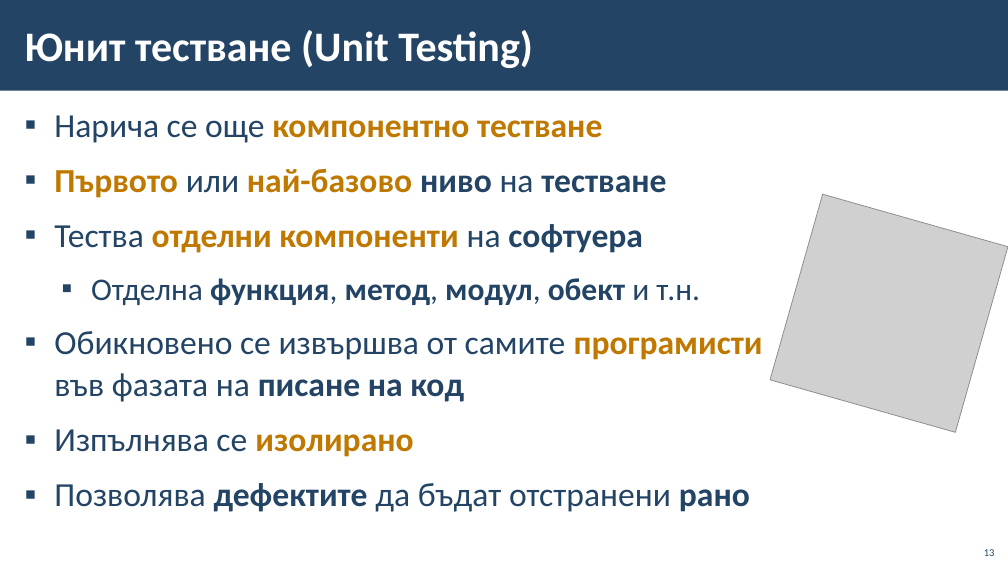
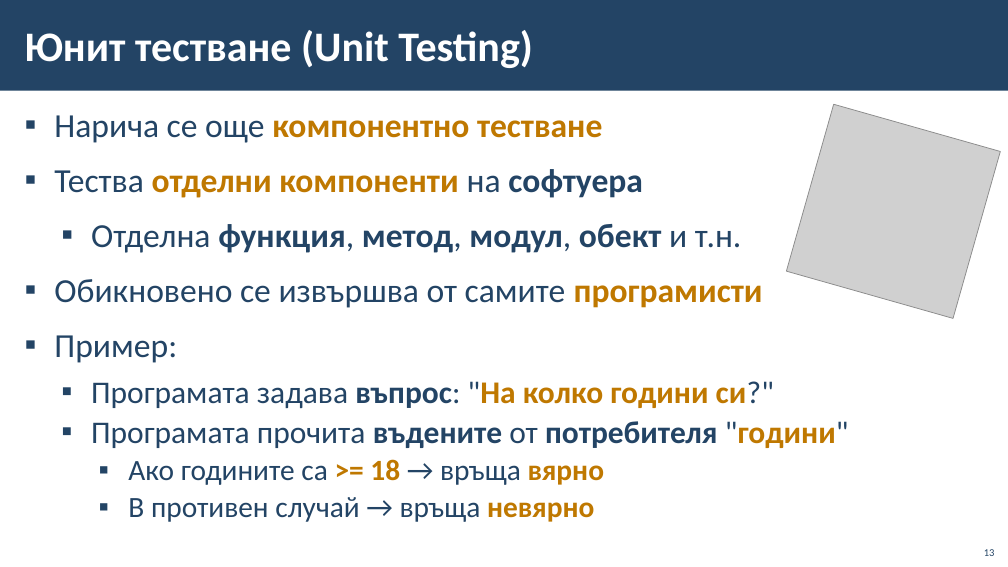
Before and after one commit to BG-IT-Edu/School-Programming, a slide deck: slide 13 of Courses/Software-Sciences/Module-4-Information-Systems-New/13-Information-System-Testing/13-Information-System-Testing.pptx. Drawn at 1008x567 pixels with LibreOffice and Linux fonts; fonts in the diff are those of the drawing; grey boxes stand for pictures; background and template pictures are left out. Boxes give left, top, right and bottom in pixels: in the first picture for what was removed or moved away, otherwise in the second. Text is boxed around its words. In the diff, an @@ line names an element or a change of style, - is before the commit and + after.

```diff
--- a/Courses/Software-Sciences/Module-4-Information-Systems-New/13-Information-System-Testing/13-Information-System-Testing.pptx
+++ b/Courses/Software-Sciences/Module-4-Information-Systems-New/13-Information-System-Testing/13-Information-System-Testing.pptx
@@ picture resized from (x1=771, y1=194, x2=1008, y2=432) to (x1=787, y1=104, x2=1000, y2=318) @@
@@ text at (x1=54, y1=169, x2=666, y2=198): paragraph removed @@
-▪ Първото или най-базово ниво на тестване
@@ text at (x1=91, y1=224, x2=741, y2=253): size 30 to 32 pt in "Отделна функция, метод, модул, обект и т.н." @@
@@ text at (x1=54, y1=279, x2=849, y2=522): text changed; size 32 to 30 pt @@
-▪ Обикновено се извършва от самите програмисти във фазата на писане на код
-▪ Изпълнява се изолирано
-▪ Позволява дефектите да бъдат отстранени рано
+▪ Обикновено се извършва от самите програмисти
+▪ Пример:
+  ▪ Програмата задава въпрос: "На колко години си?"
+  ▪ Програмата прочита въдените от потребителя "години"
+    ▪ Ако годините са >= 18 → връща вярно
+    ▪ В противен случай → връща невярно
```
Also in this commit, not shown: 3 other slides changed, 5 slides removed.
